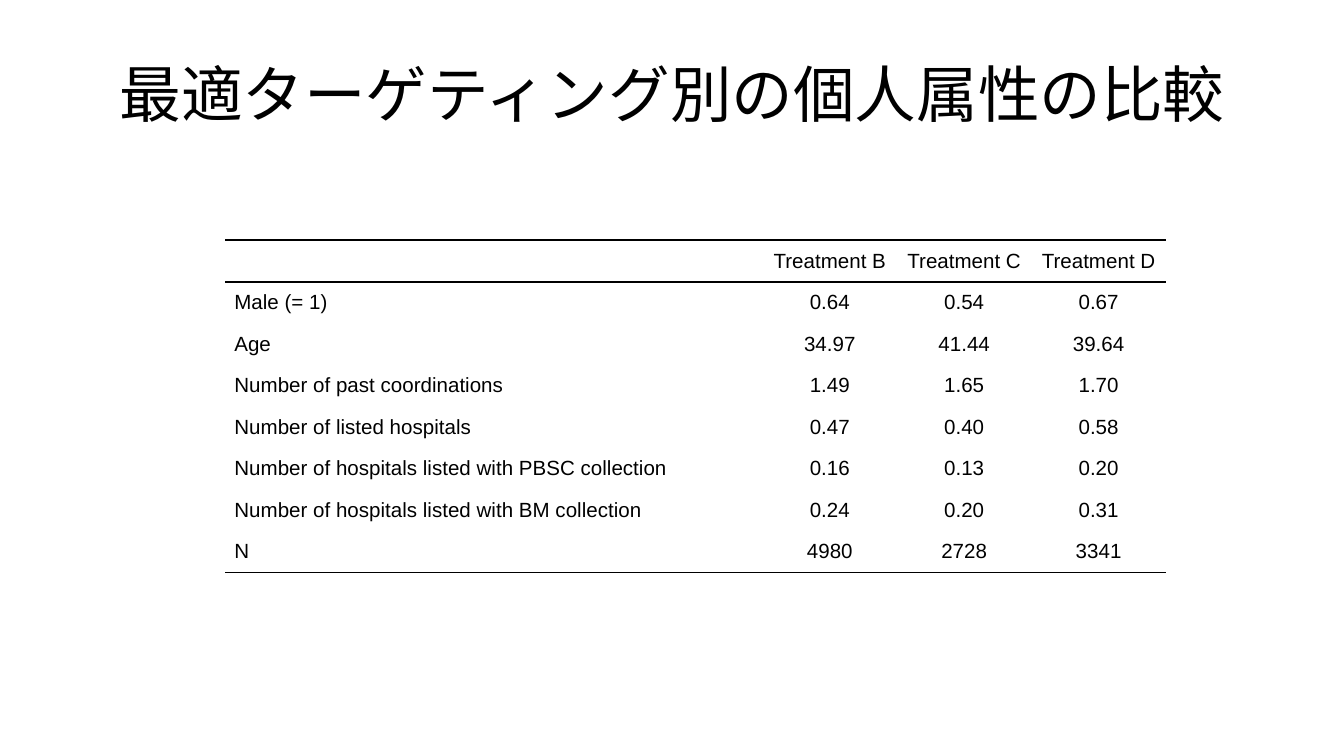
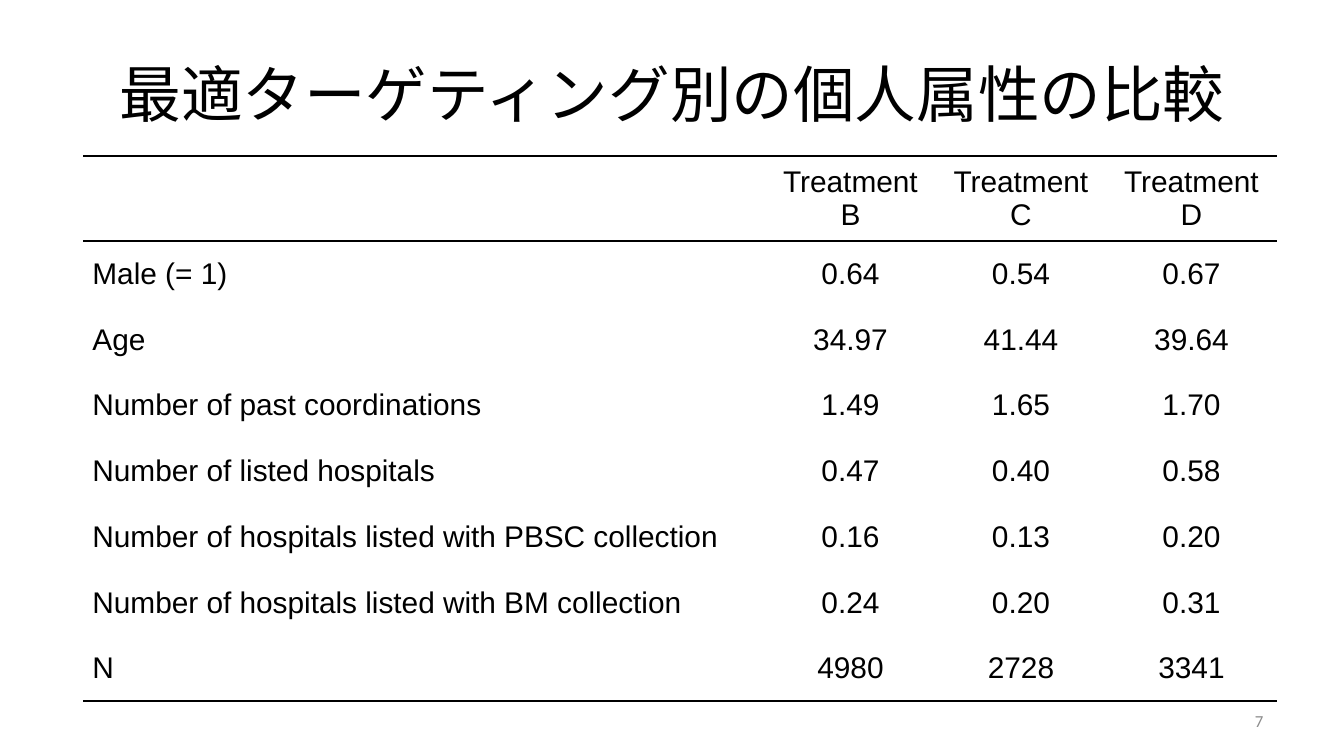
Before and after one commit to JMDP-behavioral-economics/RCT-Nudge, a slide deck: slide 7 of targeting.pptx (slide 3 before the commit). Drawn at 1344x756 pixels with LibreOffice and Linux fonts; fonts in the diff are those of the drawing. Boxes give left, top, right and bottom in pixels: in the first picture for what was removed or moved away, otherwise in the second. Text is boxed around its words. In the diff, an @@ line names an element or a change of style, - is before the commit and + after.

```diff
--- a/targeting.pptx
+++ b/targeting.pptx
@@ table at box(83, 156, 1278, 707) @@
@@ size 11 to 16 pt @@
@@ table: place and size @@
-table at box(224, 241, 1165, 587)
+table at box(83, 156, 1278, 707)
@@ page number added at box(1255, 716, 1264, 727), 9 pt, text #8C8C8C @@
+7
```
Also in this commit, not shown: 2 other slides changed, 4 slides added.
